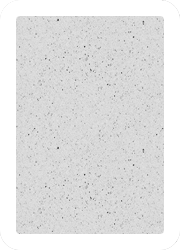
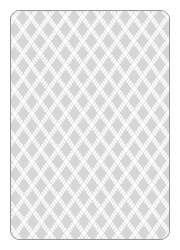
Before/after of a 180 x 250 layered artwork. What changed in the layer stack:
hid "Layer 12", moved it above "borda copy 2" over [0, 0, 180, 140]
added layer "borda copy 2" above "?" over [0, 0, 180, 250]
renamed "borda copy 4" to "Shape 1", hid it, moved it above "Layer 20", painted on it over [0, 0, 180, 250]
added layer "Layer 20" above "Group 2 copy" over [10, 10, 170, 240]
moved "Layer 13" (1st of 2, in "Group 2 copy") into group "Group 2 copy", painted on it over [53, 75, 127, 173]
hid "Layer 10" over [0, 0, 180, 250]
